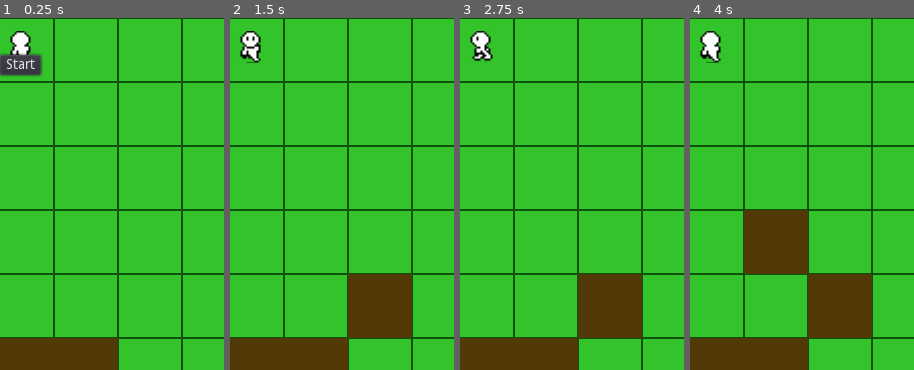
Above: before the commit, frames 1-4 (left to right).
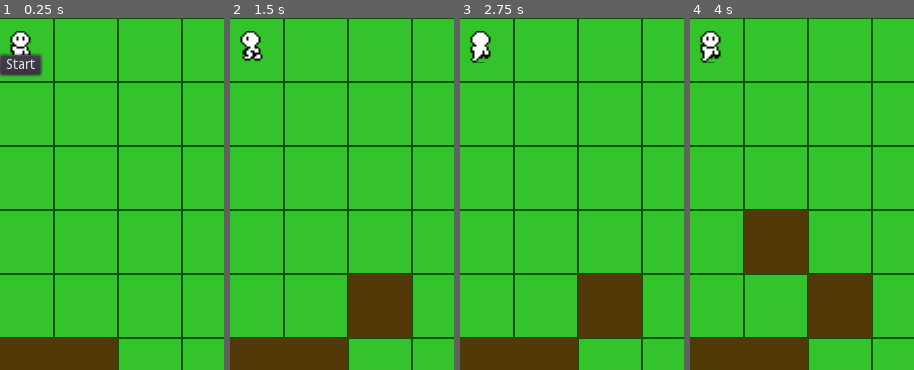
Above: after the commit, the same moments.

Repository: HaywardMorihara/2021FebGameJam
Game: Godot game, scene res://Main.tscn
Same seed, same stepped clock (60 frames per second), same inputs: the game is played once before the commit and once after it.
Inputs (mouse positions are % of the whole screen's width and height, from its top left):
- Up to frame 1 (0.25 s): no input
- Up to frame 2 (1.5 s): click "Start" at 0.5 s; move the mouse to (72, 45) at 1.27 s; click (72, 45) at 1.42 s
- Up to frame 3 (2.75 s): move the mouse to (30, 55) at 2.02 s; click (30, 55) at 2.17 s
- Up to frame 4 (4 s): move the mouse to (60, 28) at 2.77 s; click (60, 28) at 2.92 s; move the mouse to (45, 70) at 3.52 s; click (45, 70) at 3.67 s
The pictures show only the part of the screen within x 45-95%, y 0-50%; the shares and areas given below are measured in that part.

The runs differ from the first frame. In frame 1, 0.2% of the frame differs, in the area x 4-14%, y 5-11%; in frame 2, 0.4%; in frame 3, 0.4%; in frame 4, 0.4%, in the area x 4-14%, y 5-13%.

Commit message:
TODO note to publish game...and frame change?:

Diff:
--- a/Main.gd
+++ b/Main.gd
@@ -1,7 +1,7 @@
 extends Node
 
 # TODO
-# - time the level & display
+# - Win conddition
 # - Lose condition
 # - Ability to remove tiles
 # - Main menu
@@ -15,6 +15,8 @@
 # - Debug pathfinding (consider replacing?)
 # - level design
 # - Music
+
+# - PUBLISH TO ALL PLATFORMS!
 
 # Declare member variables here. Examples:
 # var a = 2
--- a/Main.tscn
+++ b/Main.tscn
@@ -115,7 +115,7 @@
 position = Vector2( 222.487, 28.6055 )
 scale = Vector2( 2, 2 )
 frames = SubResource( 12 )
-frame = 4
+frame = 8
 playing = true
 script = ExtResource( 5 )
 __meta__ = {
